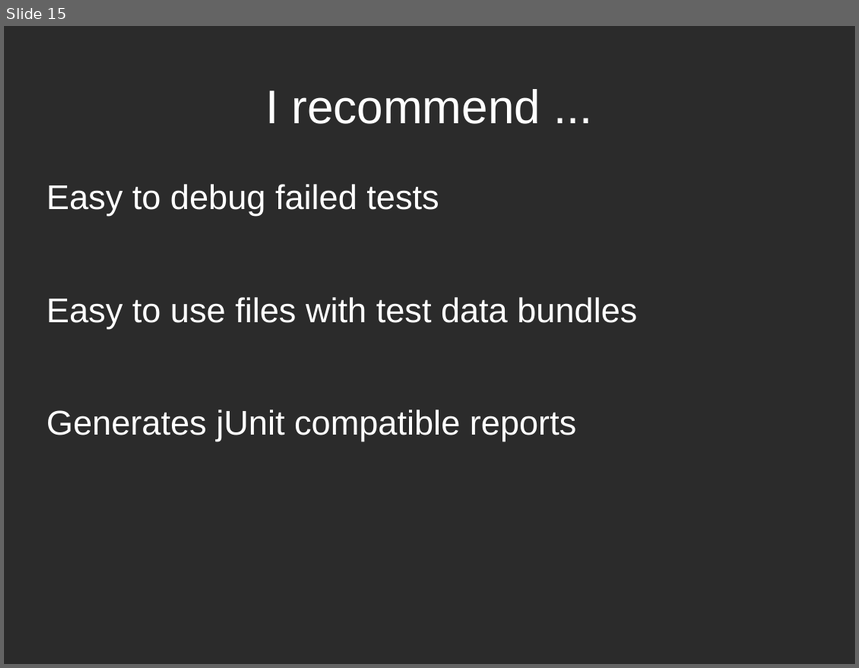
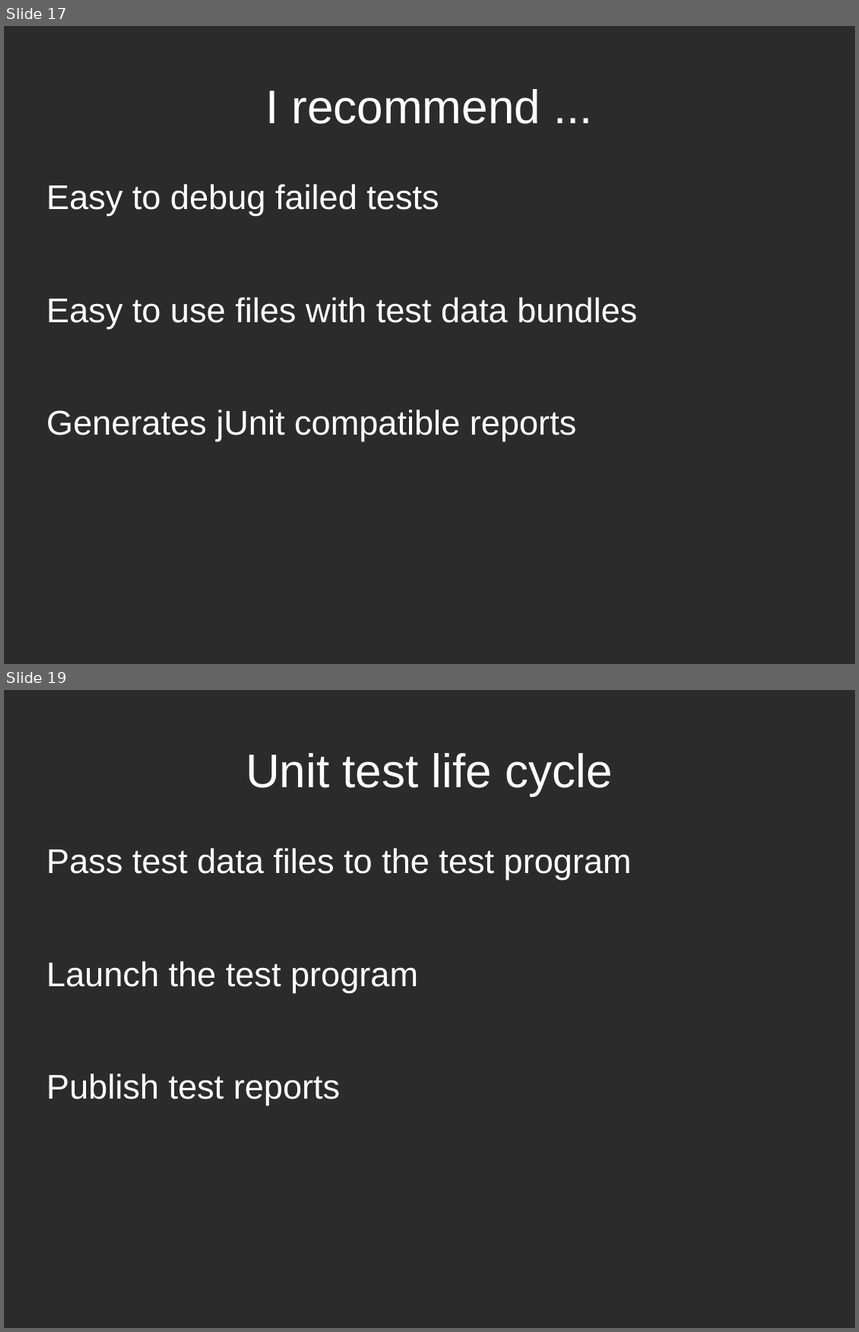
Before and after one commit to dodikk/iContinuousIntegration-slides, a slide deck: ciPresentation.odp. Shown one above the other, each under a label of ours: slide 15 before the commit, slides 17 and 19 after it; the slides between them are not shown. The pictures are 859x668 and 859x1332 pixels, drawn with LibreOffice and Linux fonts; fonts in the diff are those of the drawing; background and template pictures are left out; a plain dark background stands for a picture behind light text. Boxes give left, top, right and bottom in pixels: in the first picture for what was removed or moved away, otherwise in the second. Text is boxed around its words. In the diff, an @@ line names an element or a change of style, - is before the commit and + after.

```diff
--- a/ciPresentation.odp
+++ b/ciPresentation.odp
@@ slide 19 added at <box>4,690,855,1328</box>, background picture (left out) @@
@@ title added at <box>246,753,612,796</box>, 44 pt, text #FFFFFF @@
+Unit test life cycle
@@ text added at <box>47,848,632,1106</box>, 32 pt, text #FFFFFF @@
+Pass test data files to the test program
+Launch the test program
+Publish test reports
@@ what was slide 15 is now slide 17 @@
```
Also in this commit, not shown: 22 other slides added, 1 slide removed, 1 other file.
